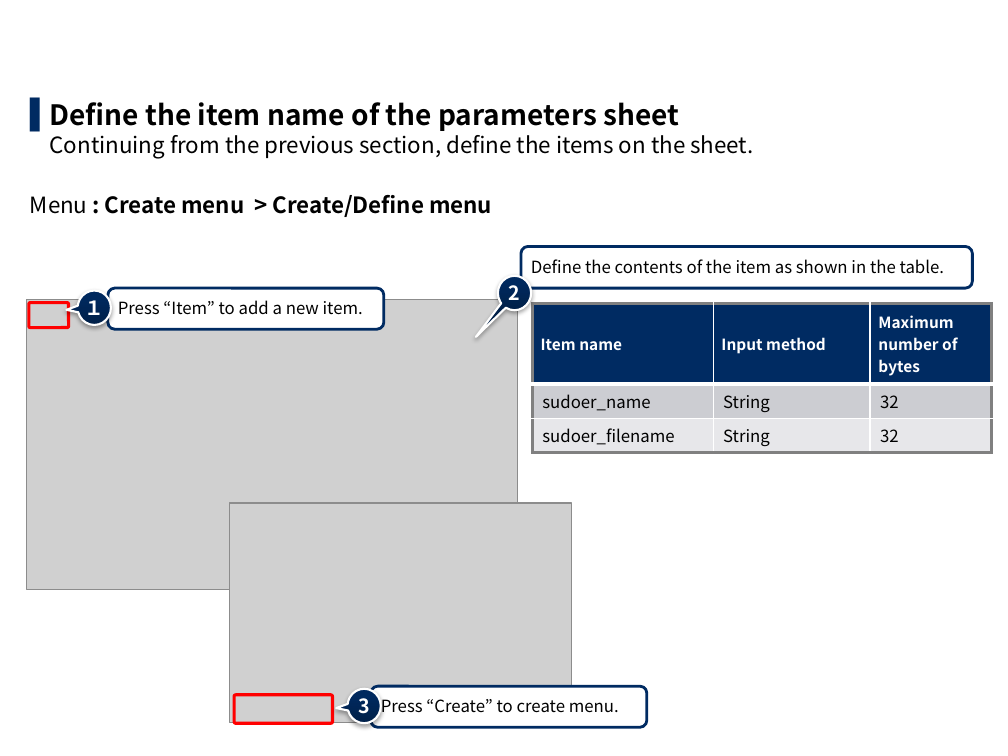
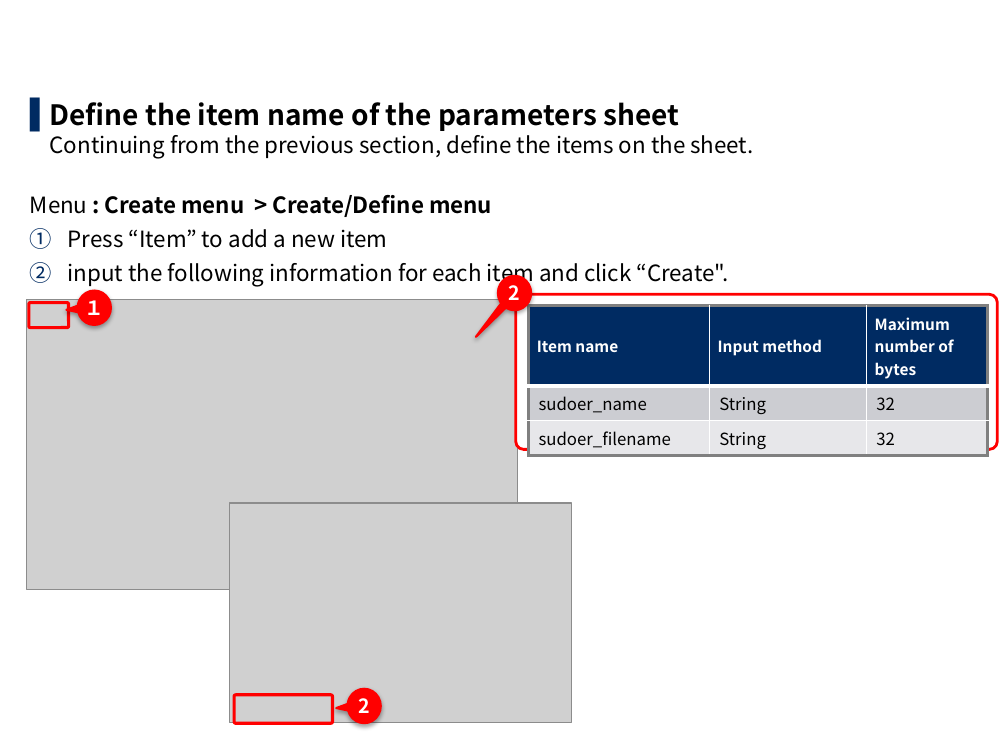
Before and after one commit to exastro-suite/it-automation-docs, a slide deck: slide 39 of asset/Learn/ITA-Ansible-Driver_en_practice.pptx (slide 38 before the commit). Drawn at 1008x756 pixels with LibreOffice and Linux fonts; fonts in the diff are those of the drawing; grey boxes stand for pictures; background and template pictures are left out. Boxes give left, top, right and bottom in pixels: in the first picture for what was removed or moved away, otherwise in the second. Text is boxed around its words. In the diff, an @@ line names an element or a change of style, - is before the commit and + after.

```diff
--- a/asset/Learn/ITA-Ansible-Driver_en_practice.pptx
+++ b/asset/Learn/ITA-Ansible-Driver_en_practice.pptx
@@ text at bbox=[68, 229, 729, 287]: paragraphs added @@
+1. Press “Item” to add a new item
+2. input the following information for each item and click “Create".
@@ rounded rectangle removed at bbox=[521, 247, 973, 288] @@
-Define the contents of the item as shown in the table.
@@ rounded rectangle removed at bbox=[108, 288, 384, 330] @@
-Press “Item” to add a new item.
@@ rounded rectangle added at bbox=[516, 294, 998, 450], fill #FFFFFF, outline #FF0000 2 pt @@
@@ table: place and size @@
-table at bbox=[532, 303, 992, 450]
+table at bbox=[528, 305, 988, 453]
@@ fill gradient #002049 to #002A5F to #FF0000; outline #FFFFFF 1.5 pt to #FF0000 1.5 pt in 3 elements at bbox=[78, 290, 111, 325], bbox=[498, 276, 531, 310], bbox=[348, 688, 381, 723] @@
@@ rounded rectangle removed at bbox=[371, 686, 647, 728] @@
-Press “Create” to create menu.
@@ text in speech bubble at bbox=[358, 698, 370, 713]: text changed @@
-3
+2
```
Also in this commit, not shown: 53 other slides changed, 3 slides added, 1 slide removed, 11 other files.
